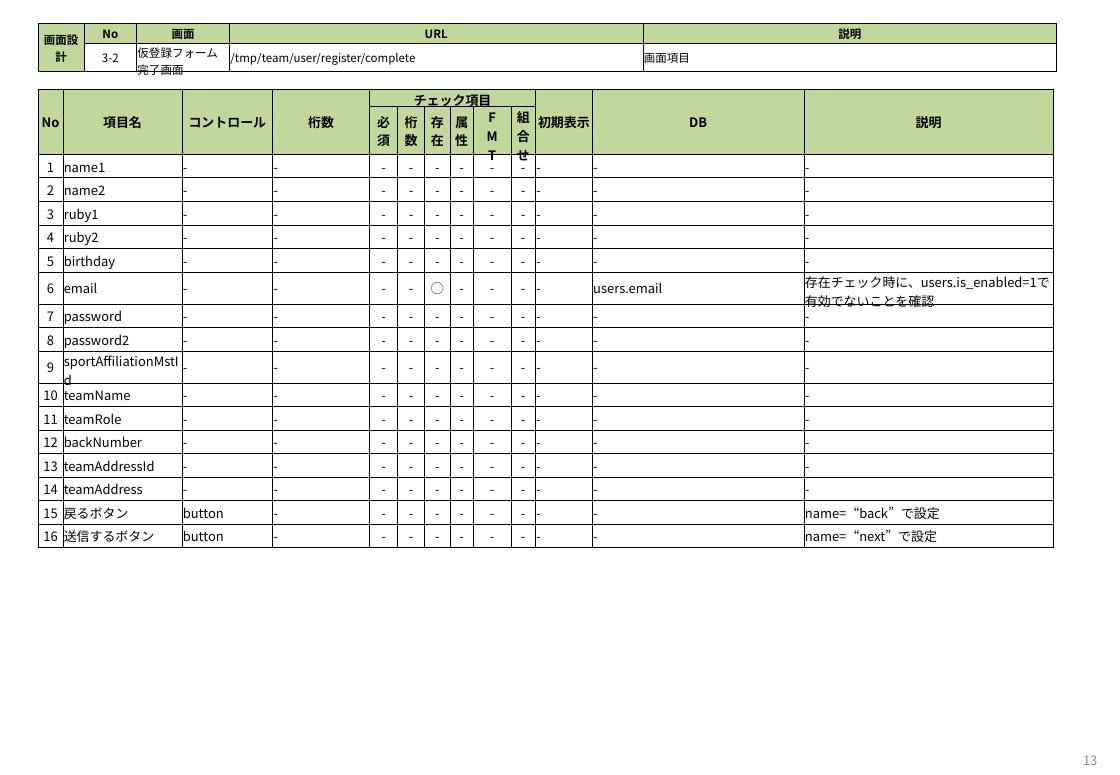
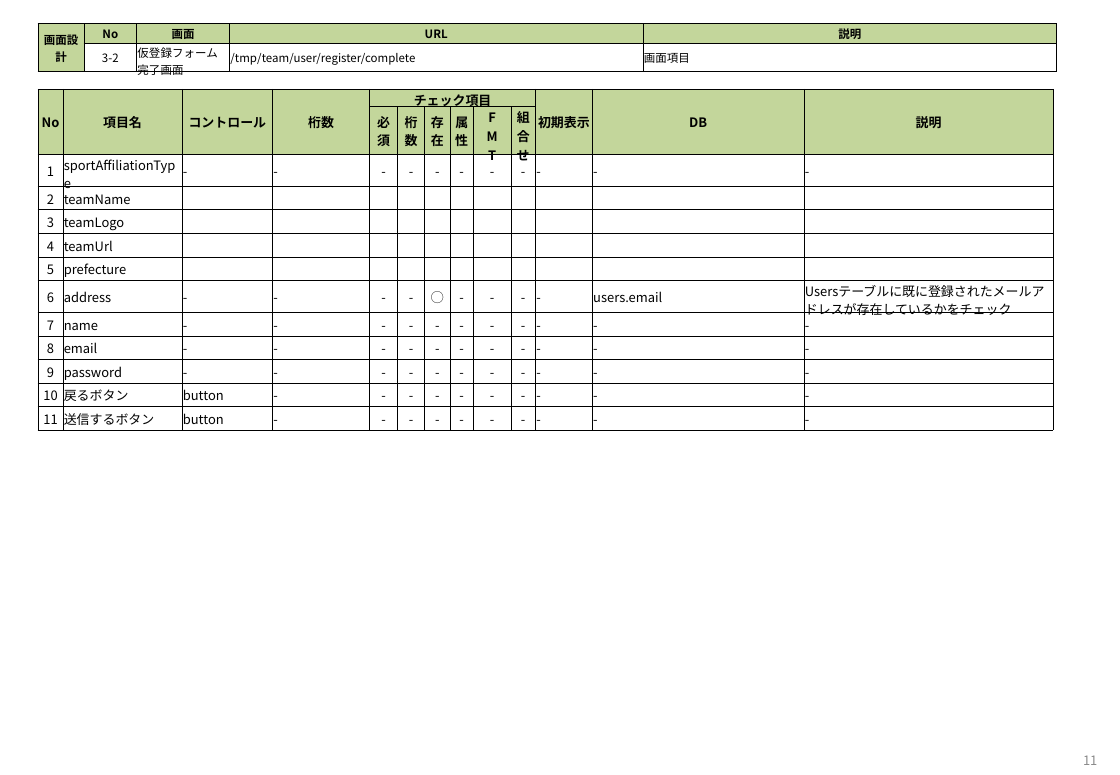
Before and after one commit to tooiea/OnLineDatingWithSportsApp, a slide deck: slide 11 of documents/OLDs_temp_team_user_register_document_spec.pptx (slide 13 before the commit). Drawn at 1120x775 pixels with LibreOffice and Linux fonts; fonts in the diff are those of the drawing. Boxes give left, top, right and bottom in pixels: in the first picture for what was removed or moved away, otherwise in the second. Text is boxed around its words. In the diff, an @@ line names an element or a change of style, - is before the commit and + after.

```diff
--- a/documents/OLDs_temp_team_user_register_document_spec.pptx
+++ b/documents/OLDs_temp_team_user_register_document_spec.pptx
@@ table at (38,89,1055,429) @@
-row 3: 1 | name1 | - | - | - | - | - | - | - | - | - | - | -
-row 4: 2 | name2 | - | - | - | - | - | - | - | - | - | - | -
-row 5: 3 | ruby1 | - | - | - | - | - | - | - | - | - | - | -
-row 6: 4 | ruby2 | - | - | - | - | - | - | - | - | - | - | -
-row 7: 5 | birthday | - | - | - | - | - | - | - | - | - | - | -
-row 8: 6 | email | - | - | - | - | ◯ | - | - | - | - | users.email | 存在チェック時に、users.is_enabled=1で有効でないことを確認
-row 9: 7 | password | - | - | - | - | - | - | - | - | - | - | -
-row 10: 8 | password2 | - | - | - | - | - | - | - | - | - | - | -
-row 11: 9 | sportAffiliationMstId | - | - | - | - | - | - | - | - | - | - | -
-row 12: 10 | teamName | - | - | - | - | - | - | - | - | - | - | -
-row 13: 11 | teamRole | - | - | - | - | - | - | - | - | - | - | -
-row 14: 12 | backNumber | - | - | - | - | - | - | - | - | - | - | -
-row 15: 13 | teamAddressId | - | - | - | - | - | - | - | - | - | - | -
-row 16: 14 | teamAddress | - | - | - | - | - | - | - | - | - | - | -
-row 17: 15 | 戻るボタン | button | - | - | - | - | - | - | - | - | - | name=“back”で設定
-row 18: 16 | 送信するボタン | button | - | - | - | - | - | - | - | - | - | name=“next”で設定
+row 3: 1 | sportAffiliationType | - | - | - | - | - | - | - | - | - | - | -
+row 4: 2 | teamName |  |  |  |  |  |  |  |  |  |  | 
+row 5: 3 | teamLogo |  |  |  |  |  |  |  |  |  |  | 
+row 6: 4 | teamUrl |  |  |  |  |  |  |  |  |  |  | 
+row 7: 5 | prefecture |  |  |  |  |  |  |  |  |  |  | 
+row 8: 6 | address | - | - | - | - | ◯ | - | - | - | - | users.email | Usersテーブルに既に登録されたメールアドレスが存在しているかをチェック
+row 9: 7 | name | - | - | - | - | - | - | - | - | - | - | -
+row 10: 8 | email | - | - | - | - | - | - | - | - | - | - | -
+row 11: 9 | password | - | - | - | - | - | - | - | - | - | - | -
+row 12: 10 | 戻るボタン | button | - | - | - | - | - | - | - | - | - | -
+row 13: 11 | 送信するボタン | button | - | - | - | - | - | - | - | - | - | -
@@ page number at (1083,755,1097,765): text changed @@
-13
+11
```
Also in this commit, not shown: 8 other slides changed, 2 slides removed, 4 other files.
